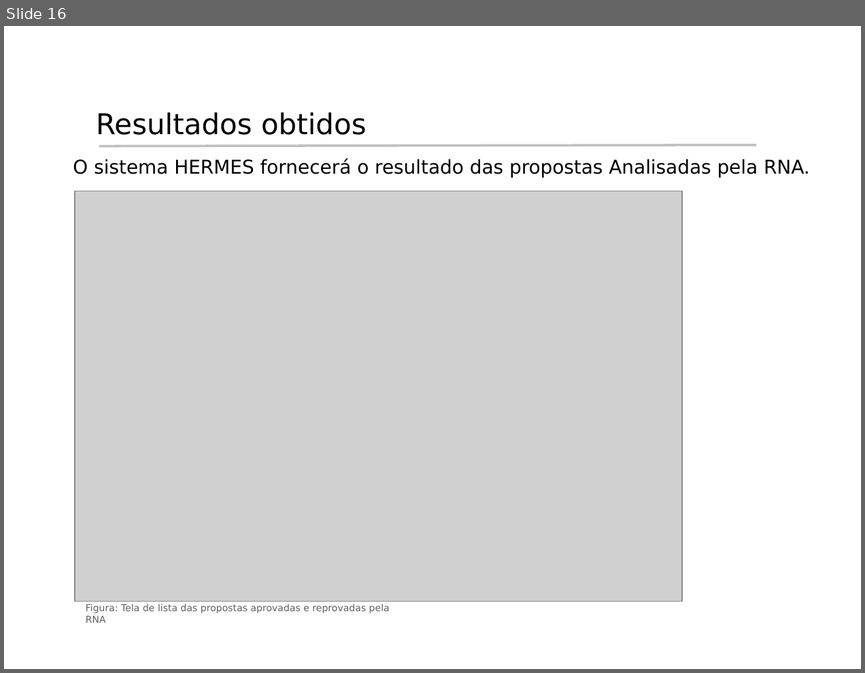
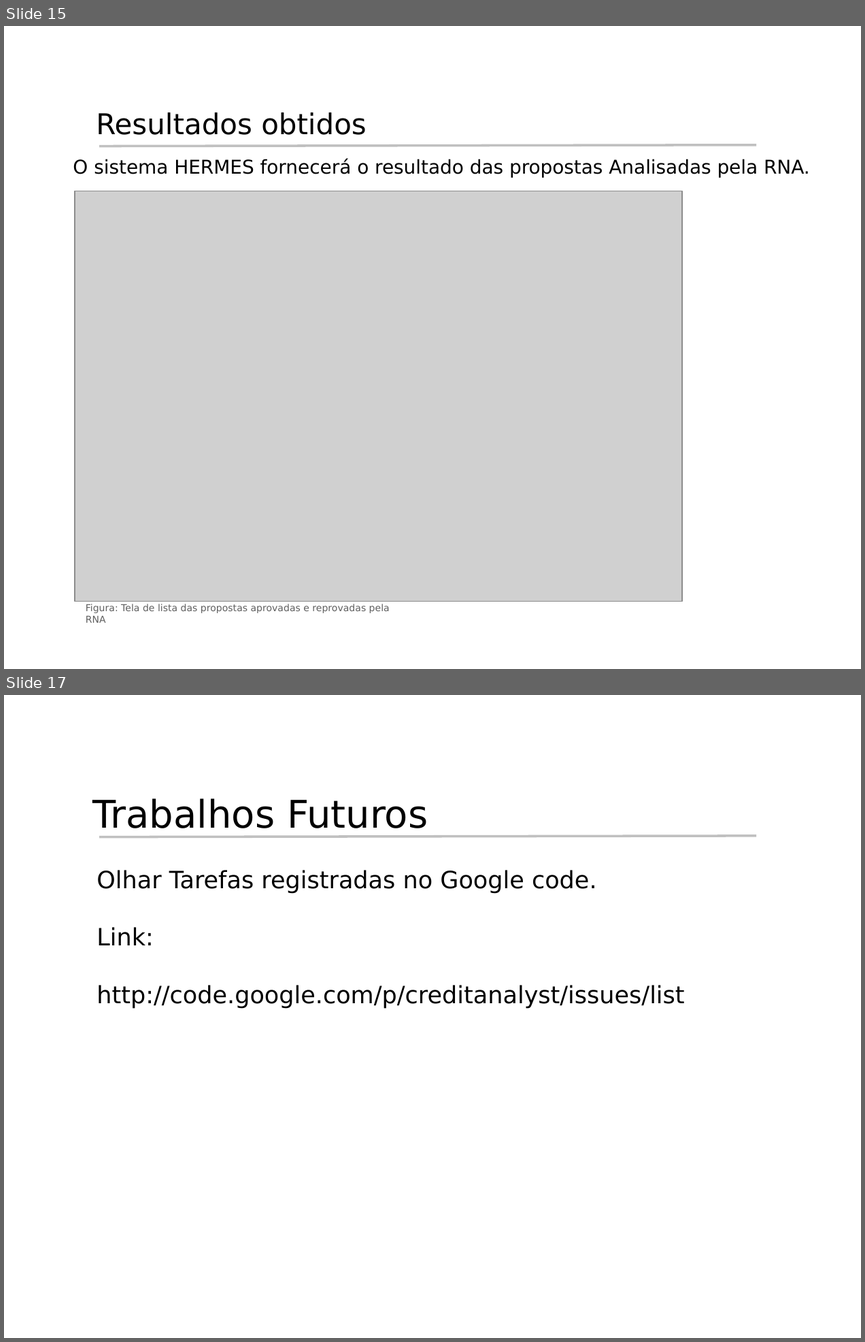
Before and after one commit to rcabral/creditanalyst, a slide deck: Apresentacao_Hermes/Apresentacao_Hermes.ppt. Shown one above the other, each under a label of ours: slide 16 before the commit, slides 15 and 17 after it; the slides between them are not shown. The pictures are 865x673 and 865x1342 pixels, drawn with LibreOffice and Linux fonts; fonts in the diff are those of the drawing; grey boxes stand for pictures; background and template pictures are left out. Boxes give left, top, right and bottom in pixels: in the first picture for what was removed or moved away, otherwise in the second. Text is boxed around its words. In the diff, an @@ line names an element or a change of style, - is before the commit and + after.

```diff
--- a/Apresentacao_Hermes/Apresentacao_Hermes.ppt
+++ b/Apresentacao_Hermes/Apresentacao_Hermes.ppt
@@ slide 17 added at bbox=[4, 695, 861, 1338], background #FFFFFF @@
@@ title added at bbox=[93, 798, 428, 836], 32 pt, text #000000 @@
+Trabalhos Futuros
@@ line added from (99, 837) to (756, 836), #C0C0C0 2.01 pt @@
@@ text added at bbox=[96, 870, 684, 1008], 20 pt, text #000000 @@
+Olhar Tarefas registradas no Google code.
+Link:
+http://code.google.com/p/creditanalyst/issues/list
@@ what was slide 16 is now slide 15 @@
```
Also in this commit, not shown: 12 slides changed, 1 other slide added, 2 slides removed.
